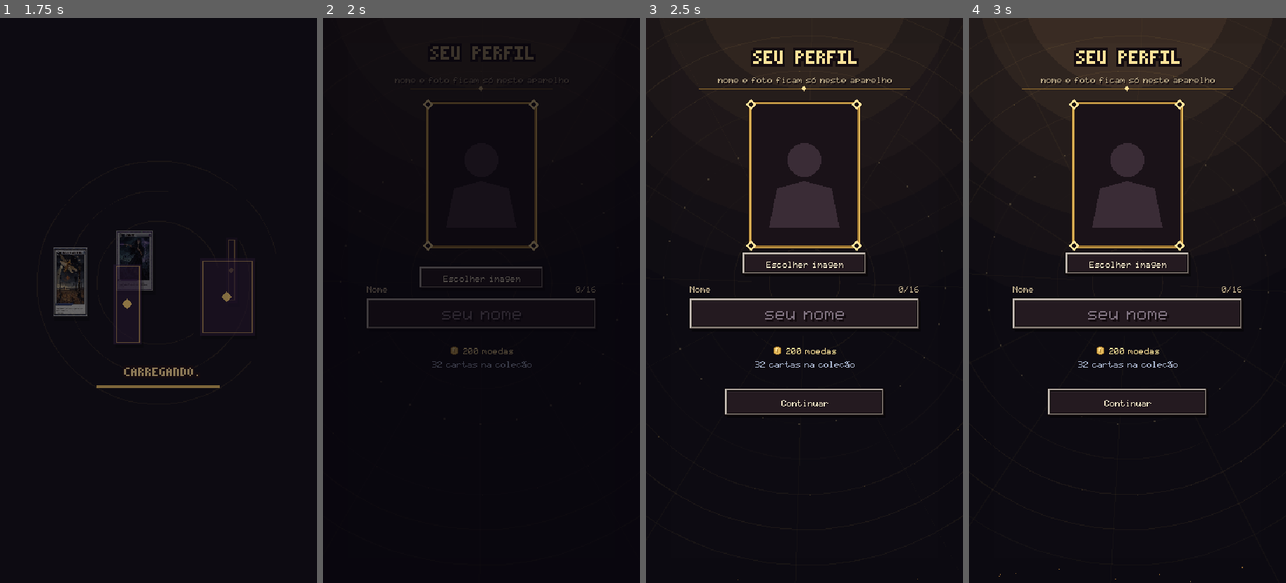
Above: before the commit, frames 1-4 (left to right).
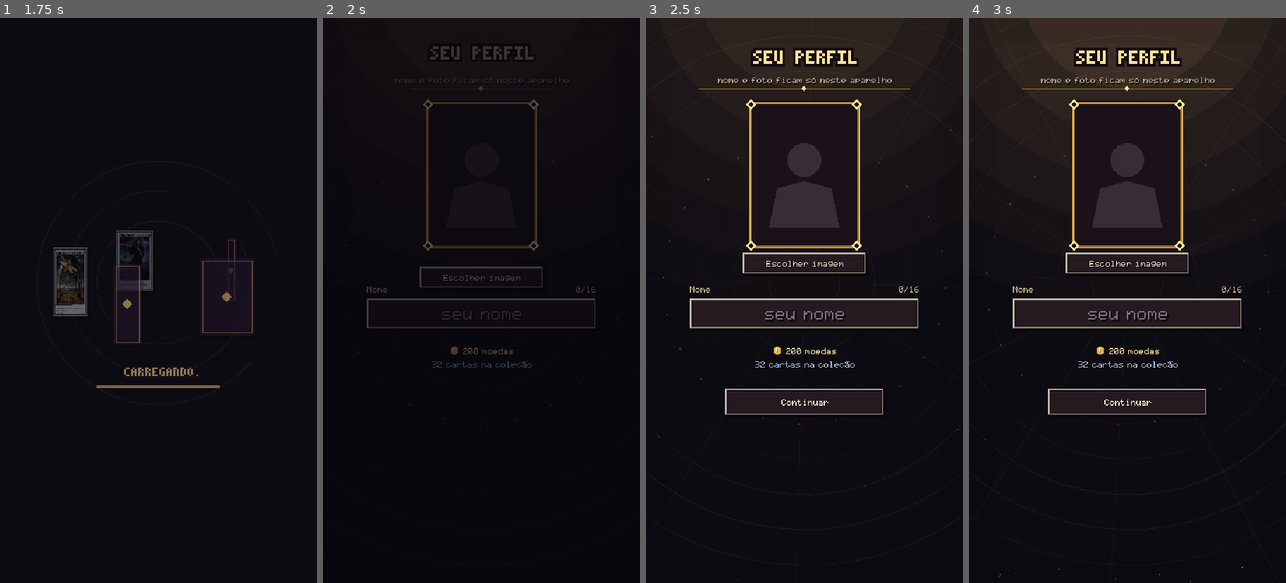
Above: after the commit, the same moments.

Repository: Sapyst/KodeX-Card-Game
Game: Godot game, scene res://carregamento.tscn
Two runs of this game, one before a commit and one after it. Both use one fixed random seed, a clock stepped at 60 frames per second and the inputs below.
Inputs (mouse positions are in pixels of both pictures, inside the frame that each line leads up to):
- Up to frame 1 (1.75 s): move the mouse to (228, 272) at 0.52 s; click (228, 272) at 0.67 s; drag from (95, 328) to (142, 413) at 1.27 s
- Up to frame 2 (2 s): no input
- Up to frame 3 (2.5 s): move the mouse to (836, 176) at 2.02 s; click (836, 176) at 2.17 s
- Up to frame 4 (3 s): tap Enter at 2.75 s; drag from (1111, 413) to (1032, 215) at 2.77 s

Frame 1 is identical in both runs. In frame 2, 0.1% of the frame differs, in the area x 38-63%, y 45-47%; in frame 3, 0.2%, in the area x 38-63%, y 43-69%; in frame 4, 0.2%.

Commit message:
v0.14.1-alpha: textos dos menus centralizados em x e y
Fonte57: centralização vertical pela tinta real do texto (tinta_v); removido o deslocamento de +1 px dos 18
botões/caixas (PixelFonte já centraliza pela altura das maiúsculas).

Co-Authored-By: Claude Opus 5.5 <noreply@anthropic.com>

Diff:
--- a/godot/booster.gd
+++ b/godot/booster.gd
@@ -538,4 +538,4 @@
 	var s := ("+%d" % Sessao.valor_troca(c["id"], c["foil"])) if trocar else Sessao.t("Guardar")
 	if trocar:
 		f.mp.moeda(dentro.get_center() + Vector2(-Fonte57.largura(s) / 2.0 - 8, 0))
-	f._texto_central(dentro.get_center() + Vector2(0, 1), s, f.OURO[0] if trocar else f.CREME)
+	f._texto_central(dentro.get_center(), s, f.OURO[0] if trocar else f.CREME)
--- a/godot/carrossel.gd
+++ b/godot/carrossel.gd
@@ -327,4 +327,4 @@
 		draw_rect(_btn.grow(1), Color("#140c10"))
 		draw_rect(_btn, Color("#3d1f33"))
 		draw_rect(Rect2(_btn.position, Vector2(_btn.size.x, 1)), Color("#e2b85a"))
-		PixelFonte.centrado(self, _btn.get_center() + Vector2(0, 1), Sessao.t("PULAR") if modo == "escolher" else Sessao.t("FECHAR"), Color("#ffe39a"), 1)
+		PixelFonte.centrado(self, _btn.get_center(), Sessao.t("PULAR") if modo == "escolher" else Sessao.t("FECHAR"), Color("#ffe39a"), 1)
--- a/godot/carta.gd
+++ b/godot/carta.gd
@@ -339,7 +339,7 @@
 	draw_rect(r.grow(1), Color("#140c10"))
 	draw_rect(r, Color("#5a3a1a"))
 	draw_rect(Rect2(r.position, Vector2(r.size.x, 1)), Color("#ffe39a"))
-	PixelFonte.centrado(self, r.get_center() + Vector2(0, 1), n, Color("#ffe39a"))
+	PixelFonte.centrado(self, r.get_center(), n, Color("#ffe39a"))
 
 
 ## Selo com número em dígitos 2× (6×10 px cada) e contorno escuro. r.position = canto (esquerdo, ou direito se `direita`).
--- a/godot/dados/novidades.json
+++ b/godot/dados/novidades.json
@@ -1,4 +1,14 @@
 [
+ {
+  "versao": "0.14.1-alpha",
+  "data": "21/10/2026",
+  "pt": [
+   "Textos dos botões e caixas dos menus centralizados na horizontal e na vertical."
+  ],
+  "en": [
+   "Button and menu box labels centered horizontally and vertically."
+  ]
+ },
  {
   "versao": "0.14.0-alpha",
   "data": "21/10/2026",
--- a/godot/efeitos.gd
+++ b/godot/efeitos.gd
@@ -175,7 +175,7 @@
 		draw_rect(rd.grow(1), Color("#140c10"))
 		draw_rect(rd, Color("#24161f"))
 		draw_rect(Rect2(rd.position, Vector2(rd.size.x, 1)), Color(1.0, 0.85, 0.4, pulso))
-		PixelFonte.centrado(self, rd.get_center() + Vector2(0, 1), Sessao.t(dica), Color("#ffe39a"))
+		PixelFonte.centrado(self, rd.get_center(), Sessao.t(dica), Color("#ffe39a"))
 	# botões de escolha (face, PULAR); itens com "tex" são cartas da galeria
 	for b in escolha:
 		if b.has("tex"):
@@ -185,7 +185,7 @@
 		draw_rect(r, Color("#3d1f33"))
 		draw_rect(Rect2(r.position, Vector2(r.size.x, 1)), Color("#e2b85a"))
 		draw_rect(Rect2(r.position + Vector2(0, r.size.y - 1), Vector2(r.size.x, 1)), Color("#9c7430"))
-		PixelFonte.centrado(self, r.get_center() + Vector2(0, 1), Sessao.t(str(b["texto"])), Color("#ffe39a"), 1)
+		PixelFonte.centrado(self, r.get_center(), Sessao.t(str(b["texto"])), Color("#ffe39a"), 1)
 	if not vitrine.is_empty():
 		_desenhar_vitrine()
 	if zoom != null and is_instance_valid(zoom):
--- a/godot/fluxo.gd
+++ b/godot/fluxo.gd
@@ -707,9 +707,9 @@
 	Fonte57.desenhar(self, Vector2(roundf(180 - Fonte57.largura(s) / 2.0), dd.position.y + 14 + 9 * eg), s, Color(0.85, 0.78, 0.66), ESCURO)
 	var bs := _rects_confirma()
 	var b0 := _painel(bs[0], true, 0.0, Color("#3a2410"))
-	_texto_central(b0.get_center() + Vector2(0, 1), Sessao.t("Sim"), OURO[0])
+	_texto_central(b0.get_center(), Sessao.t("Sim"), OURO[0])
 	var b1 := _painel(bs[1], false, 0.0)
-	_texto_central(b1.get_center() + Vector2(0, 1), Sessao.t("Não"), CREME)
+	_texto_central(b1.get_center(), Sessao.t("Não"), CREME)
 
 
 func _abas_loja(atual: String) -> void:
@@ -726,13 +726,13 @@
 	for i in Sessao.perfil["decks"].size():
 		if Sessao.deck_livre(i) == livre:
 			n += 1
-	PixelFonte.centrado(self, dd.get_center() + Vector2(0, 1), s + " %d" % n, (Color("#9ad0ff") if livre else OURO[0]) if ativo else Color("#b8b0c0"), 1)
+	PixelFonte.centrado(self, dd.get_center(), s + " %d" % n, (Color("#9ad0ff") if livre else OURO[0]) if ativo else Color("#b8b0c0"), 1)
 
 
 func _botao_aba_loja(b: Dictionary, r: Rect2, pressao: float) -> void:
 	var ativo: bool = b["atual"]
 	var dd := _painel(r, ativo, pressao, Color("#3a2a40") if ativo else Color("#1e161e"))
-	PixelFonte.centrado(self, dd.get_center() + Vector2(0, 1), Sessao.t("BOOSTERS" if b["aba_loja"] == "boosters" else "COSMÉTICOS"),
+	PixelFonte.centrado(self, dd.get_center(), Sessao.t("BOOSTERS" if b["aba_loja"] == "boosters" else "COSMÉTICOS"),
 		OURO[0] if ativo else Color("#b8b0c0"), 1)
 
 
@@ -844,7 +844,7 @@
 		draw_line(lupa + Vector2(2, 1), lupa + Vector2(4, 3), OURO[1], 1.0)
 		PixelFonte.desenhar(self, dd.position + Vector2(14, dd.size.y / 2.0 - 2), PixelFonte.normalizar(s).substr(0, 20), OURO[0] if ativo else Color("#b8b0c0"))
 	else:
-		PixelFonte.centrado(self, dd.get_center() + Vector2(0, 1), s, OURO[0] if ativo else Color("#b8b0c0"), 1)
+		PixelFonte.centrado(self, dd.get_center(), s, OURO[0] if ativo else Color("#b8b0c0"), 1)
 
 
 func _passo_perg(pt: PackedStringArray) -> void:
@@ -1604,16 +1604,16 @@
 		var dd := _painel(r, ativa, pressao, cor_f.darkened(0.2 if ativa else 0.6))
 		var rot: String = Sessao.t(b["texto"]) if b.has("aba_deck") else PixelFonte.normalizar(Sessao.nome_deck(b["filtro"])).substr(0, 3)
 		if b.has("aba_deck"):
-			_texto_central(dd.get_center() + Vector2(0, 1), rot, OURO[0] if ativa else Color("#b8b0c0"))
+			_texto_central(dd.get_center(), rot, OURO[0] if ativa else Color("#b8b0c0"))
 		else:
-			PixelFonte.centrado(self, dd.get_center() + Vector2(0, 1), rot, OURO[0] if ativa else Color("#b8b0c0"), 1, ESCURO)
+			PixelFonte.centrado(self, dd.get_center(), rot, OURO[0] if ativa else Color("#b8b0c0"), 1, ESCURO)
 		return
 	if b.has("aba"):
 		var ativa: bool = b["aba"] == col.aba
 		var cor_aba: Color = Color(Sessao.personagem(b["aba"]).get("cor", "#6a6070")) if b["aba"] != "abismo" else Color("#5a2a7a")
 		var dch := _painel(r, ativa, pressao, cor_aba.darkened(0.25 if ativa else 0.65))
 		var rotulo := PixelFonte.normalizar(Sessao.nome_deck(b["aba"]) if b["aba"] != "abismo" else Sessao.t("Abismo")).substr(0, 3)
-		PixelFonte.centrado(self, dch.get_center() + Vector2(0, 1), rotulo, OURO[0] if ativa else Color("#b8b0c0"), 1, ESCURO)
+		PixelFonte.centrado(self, dch.get_center(), rotulo, OURO[0] if ativa else Color("#b8b0c0"), 1, ESCURO)
 		if Colecao.tem_novas(b["aba"]):
 			draw_circle(r.position + Vector2(r.size.x - 3, 3), 3.0, Color("#e04040"))
 		return
@@ -1626,7 +1626,7 @@
 		return
 	var principal: bool = b["texto"] in ["Torneio", "Jogar", "Tentar de novo"]
 	var dentro := _painel(r, principal, pressao, Color("#3a2410") if principal else Color("#241a20"))
-	_texto_central(dentro.get_center() + Vector2(0, 1), Sessao.t(b["texto"]), OURO[0] if principal else CREME)
+	_texto_central(dentro.get_center(), Sessao.t(b["texto"]), OURO[0] if principal else CREME)
 
 
 func _nome_opcao(campo: String, v: String) -> String:
@@ -1693,8 +1693,9 @@
 
 
 func _texto_central(c: Vector2, s: String, cor: Color, esc: int = 1) -> void:
-	if esc == 1:
-		Fonte57.desenhar(self, (c - Vector2(Fonte57.largura(s), 7) / 2).round(), s, cor, ESCURO)
+	if esc == 1:                                       # centrado em x pela largura e em y pela tinta real do texto
+		var tv := Fonte57.tinta_v(s)
+		Fonte57.desenhar(self, Vector2(roundf(c.x - Fonte57.largura(s) / 2.0), roundf(c.y - (tv.x + tv.y + 1) / 2.0)), s, cor, ESCURO)
 	else:
 		PixelFonte.centrado(self, c, s, cor, esc, ESCURO)
 
--- a/godot/fonte57.gd
+++ b/godot/fonte57.gd
@@ -126,6 +126,21 @@
 	return 2 if Sessao.texto_grande else 1
 
 
+## Linhas de pixel realmente acesas do texto (relativas a pos.y): [primeira, última]. Para centralizar pela tinta:
+## minúsculas e descendentes (g, p, ç) não ficam baixas como na centralização pela altura teórica de 7 px.
+static func tinta_v(s: String) -> Vector2i:
+	var lo := 99
+	var hi := -99
+	for ch in s:
+		var g: Array = G.get(ch, G["?"])
+		var off := g.size() - 7
+		for yy in g.size():
+			if (g[yy] as String).contains("1"):
+				lo = mini(lo, yy - off)
+				hi = maxi(hi, yy - off)
+	return Vector2i(0, 6) if lo > hi else Vector2i(lo, hi)
+
+
 static func largura(s: String, esc := 1) -> int:
 	return _largura(s) * esc
 
--- a/godot/menu_principal.gd
+++ b/godot/menu_principal.gd
@@ -210,7 +210,7 @@
 	if PixelFonte.largura(s, 2) > larg:                 # não cabe: tenta só o modo; senão fonte menor
 		s = modo if PixelFonte.largura(modo, 2) <= larg else s
 	var e := 2 if PixelFonte.largura(s, 2) <= larg else 1
-	PixelFonte.centrado(f, dentro.get_center() + Vector2(0, 1), s, f.OURO[0], e, f.ESCURO)
+	PixelFonte.centrado(f, dentro.get_center(), s, f.OURO[0], e, f.ESCURO)
 
 
 func botao_deck(_b: Dictionary, r: Rect2, pressao: float) -> void:
--- a/godot/mesa.gd
+++ b/godot/mesa.gd
@@ -774,7 +774,7 @@
 		placar.draw_rect(r, Color("#5a3a1a") if vez else (Color("#3a2a50") if ia and acelerar_ia else Color("#2a2430")))
 		placar.draw_rect(Rect2(r.position, Vector2(r.size.x, 1)), OURO[1] if vez else (Color("#b8a0ff") if ia else Color("#4a4450")))
 		var rot := "FIM TURNO" if vez else (("RÁPIDO" if acelerar_ia else ">> RÁPIDO") if ia else "AGUARDE")
-		PixelFonte.centrado(placar, r.get_center() + Vector2(0, 1), Sessao.t(rot), Color("#ffe39a") if vez else (Color("#d8c8ff") if ia else Color("#8a8090")))
+		PixelFonte.centrado(placar, r.get_center(), Sessao.t(rot), Color("#ffe39a") if vez else (Color("#d8c8ff") if ia else Color("#8a8090")))
 
 
 # ================= posições do campo =================
--- a/godot/mesa_hud.gd
+++ b/godot/mesa_hud.gd
@@ -442,4 +442,4 @@
 		draw_rect(r.grow(1), ESCURO)
 		draw_rect(r, Color("#5a1c1c") if perigo else Color("#2e2230"))
 		draw_rect(Rect2(r.position, Vector2(r.size.x, 1)), Color("#c86a5a") if perigo else OURO[2])
-		PixelFonte.centrado(self, r.get_center() + Vector2(0, 1), Sessao.t(b[1]), OURO[0] if not perigo else Color("#ffd0c0"), 1)
+		PixelFonte.centrado(self, r.get_center(), Sessao.t(b[1]), OURO[0] if not perigo else Color("#ffd0c0"), 1)
--- a/godot/project.godot
+++ b/godot/project.godot
@@ -3,7 +3,7 @@
 
 [application]
 config/name="KodeX"
-config/version="0.14.0-alpha"
+config/version="0.14.1-alpha"
 run/main_scene="res://carregamento.tscn"
 boot_splash/show_image=false
 boot_splash/bg_color=Color(0.051, 0.043, 0.071, 1)
--- a/godot/visor.gd
+++ b/godot/visor.gd
@@ -230,7 +230,7 @@
 			draw_rect(br.grow(1), Color(0.08, 0.05, 0.07, al))
 			draw_rect(br, Color(0.24, 0.12, 0.2, al) if ok else Color(0.14, 0.12, 0.14, al))
 			draw_rect(Rect2(br.position, Vector2(br.size.x, 1)), Color(0.89, 0.72, 0.35, al if ok else al * 0.3))
-			PixelFonte.centrado(self, br.get_center() + Vector2(0, 1), Sessao.t(bt["texto"]), Color(1.0, 0.89, 0.6, al if ok else al * 0.35), 1)
+			PixelFonte.centrado(self, br.get_center(), Sessao.t(bt["texto"]), Color(1.0, 0.89, 0.6, al if ok else al * 0.35), 1)
 		# dica de gesto com setas quicando
 		var bob := absf(sin(f.tempo * 4.0)) * 3
 		PixelFonte.centrado(self, Vector2(180, 552 - bob), "^", Color(1.0, 0.85, 0.4, al), 2)
Not shown, changed: godot/export_presets.cfg
